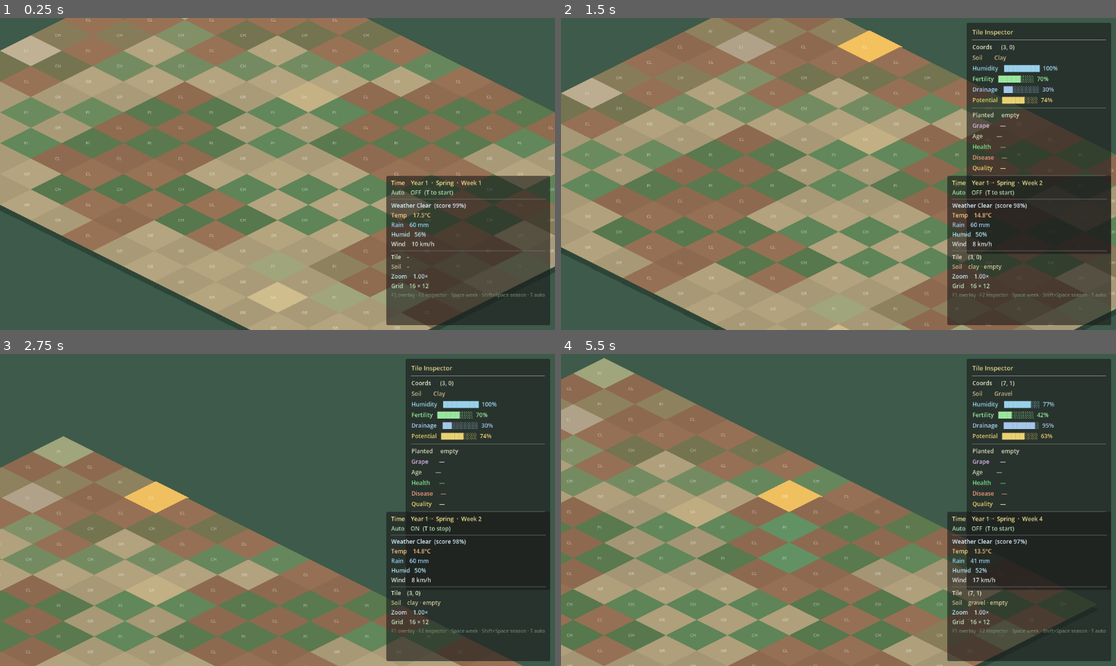
Above: before the commit, frames 1-4 (two rows, left to right).
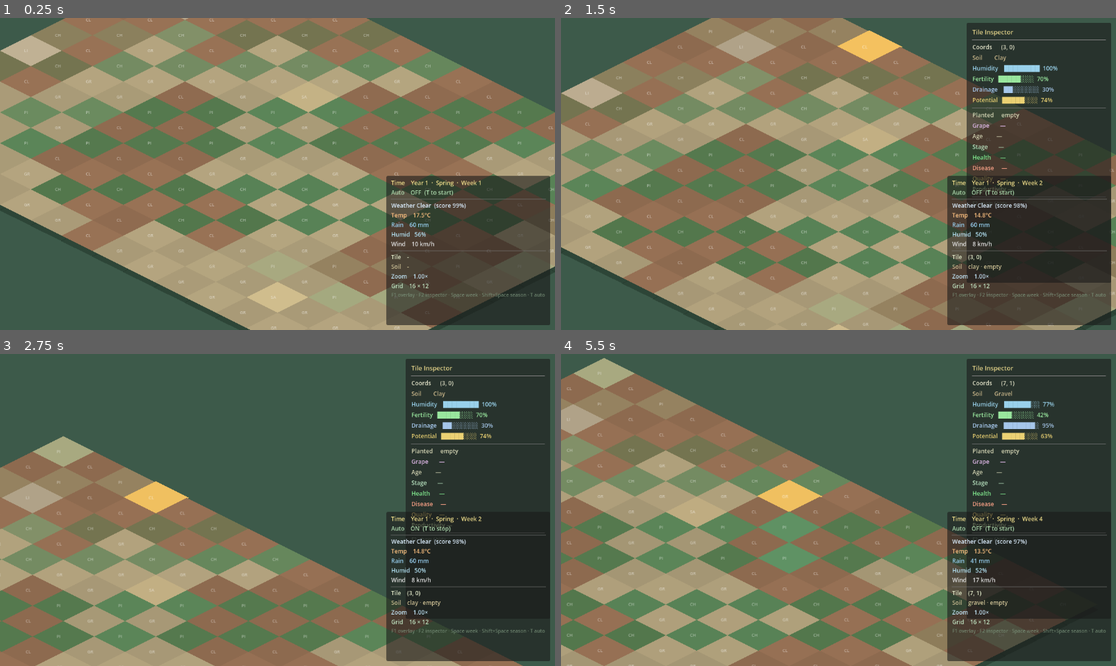
Above: after the commit, the same moments.

Repository: blayres/winery-simulator
Game: Godot game, scene res://scenes/world/World.tscn
Same seed, same stepped clock (60 frames per second), same inputs: the game is played once before the commit and once after it.
Inputs (mouse positions are in pixels of both pictures, inside the frame that each line leads up to):
- Up to frame 1 (0.25 s): no input
- Up to frame 2 (1.5 s): tap Enter at 0.5 s; drag from (899, 21) to (993, 64) at 0.52 s; tap Space at 1.25 s; drag from (871, 27) to (960, 74) at 1.27 s
- Up to frame 3 (2.75 s): move the mouse to (244, 354) at 2.02 s; hold Right (ui_right) from 2.03 s (still down); tap T at 2.1 s; click (244, 354) at 2.17 s
- Up to frame 4 (5.5 s): release Right (ui_right) at 2.75 s; drag from (622, 450) to (749, 513) at 2.77 s; tap Enter at 3.5 s; drag from (666, 497) to (821, 572) at 3.52 s; drag from (760, 541) to (666, 497) at 4.27 s; tap Space at 5 s; move the mouse to (788, 556) at 5.02 s; hold Down (ui_down) from 5.03 s (still down); tap T at 5.1 s; click (788, 556) at 5.17 s

The runs differ from the first frame. In frame 2, 1.7% of the frame differs, in the area x 73-100%, y 40-85%; in frame 3, 0.4%; in frame 4, 1.1%.

Commit message:
feat: vine lifecycle and productivity

Diff:
--- a/autoload/VineyardSimulation.gd
+++ b/autoload/VineyardSimulation.gd
@@ -38,6 +38,8 @@
 	DataManager.data_loaded.connect(_on_data_loaded)
 	# Connect to climate updates — this drives the weekly tile tick.
 	ClimateManager.climate_updated.connect(_on_climate_updated)
+	# Connect to year transition for vine aging.
+	TimeManager.year_changed.connect(_on_year_changed)
 
 	if DataManager.is_loaded("soils") and DataManager.is_loaded("vineyard_sim"):
 		_build_archetypes()
@@ -63,6 +65,8 @@
 			_tile_data[_key(col, row)] = data
 
 	_seed_demo_vines(cols, rows)
+	# Initialize lifecycle stage and productivity for all seeded tiles.
+	_init_lifecycle_for_all()
 	simulation_initialized.emit()
 	print("VineyardSimulation: initialized %d tiles." % _tile_data.size())
 
@@ -189,6 +193,39 @@
 			% [avg_h, avg_v, avg_d, avg_q, int(s.get("changed", 0))])
 
 
+# ─── Private — year tick ──────────────────────────────────────────────────────
+
+func _on_year_changed(_year: int) -> void:
+	if _tile_data.is_empty():
+		return
+	var lc_cfg: Dictionary = _get_cfg_section("lifecycle")
+	var climate_score: float = ClimateManager.weekly_climate_score
+	var counts: Dictionary = { "young": 0, "mature": 0, "old": 0, "declining": 0 }
+
+	for key: String in _tile_data:
+		var raw: Variant = _tile_data[key]
+		if not raw is TileSimData:
+			continue
+		var tile: TileSimData = raw
+		if not tile.is_planted:
+			tile.lifecycle_stage = VineLifecycle.STAGE_EMPTY
+			tile.productivity    = 0.0
+			continue
+		# Age by one year (4 seasons) at year transition.
+		tile.vine_age = mini(tile.vine_age + 4, int(_get_vine_cfg("max_age", 50)) * 4)
+		VineLifecycle.tick_year(tile, lc_cfg, climate_score)
+		recompute_quality_public(tile)
+		tile_data_changed.emit(tile)
+		var stage: String = tile.lifecycle_stage
+		if counts.has(stage):
+			counts[stage] = int(counts[stage]) + 1
+
+	print("Year Transition: %d young, %d mature, %d old, %d declining vines" % [
+		int(counts["young"]), int(counts["mature"]),
+		int(counts["old"]),   int(counts["declining"])
+	])
+
+
 # ─── Private — initialization ─────────────────────────────────────────────────
 
 func _on_data_loaded(key: String) -> void:
@@ -287,9 +324,13 @@
 
 # ─── Private — per-season tick ───────────────────────────────────────────────
 
-## Season tick: ages vines. Climate tick handles health/disease/quality weekly.
+## Season tick: keeps lifecycle stage and productivity current.
+## Year tick (on year_changed) handles aging and stage effects.
 func _tick_vine(data: TileSimData) -> void:
-	data.vine_age = mini(data.vine_age + 1, int(_get_vine_cfg("max_age", 50)) * 4)
+	var lc_cfg: Dictionary = _get_cfg_section("lifecycle")
+	data.lifecycle_stage = VineLifecycle.stage_for_age(data.vine_age, lc_cfg)
+	data.productivity    = VineLifecycle.compute_productivity(data, lc_cfg,
+			ClimateManager.weekly_climate_score)
 	recompute_quality_public(data)
 
 
@@ -298,6 +339,25 @@
 ## data to show immediately. Remove or replace with player actions later.
 func _seed_demo_vines(cols: int, rows: int) -> void:
 	SimDemoSeeder.seed_vines(self, cols, rows)
+
+
+## Sets lifecycle_stage and productivity on all tiles after seeding.
+## Ensures the inspector shows correct data from frame 1.
+func _init_lifecycle_for_all() -> void:
+	var lc_cfg: Dictionary = _get_cfg_section("lifecycle")
+	var climate_score: float = ClimateManager.weekly_climate_score
+	for key: String in _tile_data:
+		var raw: Variant = _tile_data[key]
+		if not raw is TileSimData:
+			continue
+		var tile: TileSimData = raw
+		if tile.is_planted:
+			tile.lifecycle_stage = VineLifecycle.stage_for_age(tile.vine_age, lc_cfg)
+			tile.productivity    = VineLifecycle.compute_productivity(
+					tile, lc_cfg, climate_score)
+		else:
+			tile.lifecycle_stage = VineLifecycle.STAGE_EMPTY
+			tile.productivity    = 0.0
 
 
 # ─── Private — helpers ────────────────────────────────────────────────────────
--- a/data/simulation/vineyard_sim_config.json
+++ b/data/simulation/vineyard_sim_config.json
@@ -21,13 +21,31 @@
     "base":              0.05,
     "humidity_factor":   0.20
   },
+  "lifecycle": {
+    "young_max_years":        3,
+    "mature_max_years":      25,
+    "old_max_years":         50,
+    "young_quality_cap":     0.65,
+    "old_quality_bonus":     0.12,
+    "declining_disease_gain": 0.03,
+    "declining_health_loss":  0.02,
+    "productivity": {
+      "young_base":      0.40,
+      "mature_base":     0.85,
+      "old_base":        0.65,
+      "declining_base":  0.30,
+      "health_weight":   0.50,
+      "disease_weight":  0.25,
+      "climate_weight":  0.25
+    }
+  },
   "climate_effects": {
     "humidity": {
-      "rainfall_gain_rate":    0.008,
-      "temp_dry_rate":         0.003,
-      "wind_dry_rate":         0.002,
-      "drainage_modifier":     0.6,
-      "retention_modifier":    0.4
+      "rainfall_gain_rate":  0.008,
+      "temp_dry_rate":       0.003,
+      "wind_dry_rate":       0.002,
+      "drainage_modifier":   0.6,
+      "retention_modifier":  0.4
     },
     "disease": {
       "high_humidity_threshold": 0.70,
@@ -42,24 +60,24 @@
       "unplanted_recovery_rate": 0.02
     },
     "vine_health": {
-      "drought_threshold":       0.25,
-      "drought_damage":          0.04,
-      "flood_threshold":         0.80,
-      "flood_damage":            0.02,
-      "balanced_min":            0.35,
-      "balanced_max":            0.65,
-      "balanced_recovery":       0.01,
-      "frost_damage":            0.06,
-      "heat_damage":             0.03
+      "drought_threshold":  0.25,
+      "drought_damage":     0.04,
+      "flood_threshold":    0.80,
+      "flood_damage":       0.02,
+      "balanced_min":       0.35,
+      "balanced_max":       0.65,
+      "balanced_recovery":  0.01,
+      "frost_damage":       0.06,
+      "heat_damage":        0.03
     },
     "quality": {
-      "stress_benefit_min":      0.28,
-      "stress_benefit_max":      0.38,
-      "stress_gain":             0.005,
+      "stress_benefit_min":        0.28,
+      "stress_benefit_max":        0.38,
+      "stress_gain":               0.005,
       "excess_humidity_threshold": 0.75,
-      "excess_humidity_loss":    0.004,
-      "low_health_threshold":    0.40,
-      "low_health_loss":         0.006
+      "excess_humidity_loss":      0.004,
+      "low_health_threshold":      0.40,
+      "low_health_loss":           0.006
     }
   }
 }
--- a/scenes/ui/TileInspectorPanel.gd
+++ b/scenes/ui/TileInspectorPanel.gd
@@ -20,7 +20,7 @@
 
 # ─── Panel geometry ───────────────────────────────────────────────────────────
 const PANEL_W: float = 300.0
-const PANEL_H: float = 480.0
+const PANEL_H: float = 540.0
 const MARGIN:  float = 10.0
 
 # ─── Child nodes ──────────────────────────────────────────────────────────────
@@ -35,9 +35,11 @@
 @onready var _lbl_planted:   Label = $RootPanel/Margin/VBox/PlantedRow
 @onready var _lbl_grape:     Label = $RootPanel/Margin/VBox/GrapeRow
 @onready var _lbl_age:       Label = $RootPanel/Margin/VBox/AgeRow
+@onready var _lbl_lifecycle: Label = $RootPanel/Margin/VBox/LifecycleRow
 @onready var _lbl_health:    Label = $RootPanel/Margin/VBox/HealthRow
 @onready var _lbl_disease:   Label = $RootPanel/Margin/VBox/DiseaseRow
 @onready var _lbl_quality:   Label = $RootPanel/Margin/VBox/QualityRow
+@onready var _lbl_prod:      Label = $RootPanel/Margin/VBox/ProductivityRow
 @onready var _lbl_hint:      Label = $RootPanel/Margin/VBox/HintRow
 
 # ─── State ────────────────────────────────────────────────────────────────────
@@ -112,19 +114,23 @@
 
 	if d.is_planted:
 		var grape: String = d.grape_variety if d.grape_variety != "" else "unknown"
-		_lbl_planted.text = "Planted     yes"
-		_lbl_grape.text   = "Grape       %s" % grape
-		_lbl_age.text     = "Age         %s" % d.vine_age_label()
-		_lbl_health.text  = "Health      %s" % _bar(d.vine_health)
-		_lbl_disease.text = "Disease     %s" % _risk_label(d.disease_risk)
-		_lbl_quality.text = "Quality     %s" % _bar(d.effective_quality)
+		_lbl_planted.text   = "Planted     yes"
+		_lbl_grape.text     = "Grape       %s" % grape
+		_lbl_age.text       = "Age         %s" % d.vine_age_label()
+		_lbl_lifecycle.text = "Stage       %s" % d.lifecycle_stage.capitalize()
+		_lbl_health.text    = "Health      %s" % _bar(d.vine_health)
+		_lbl_disease.text   = "Disease     %s" % _risk_label(d.disease_risk)
+		_lbl_quality.text   = "Quality     %s" % _bar(d.effective_quality)
+		_lbl_prod.text      = "Productivity %s" % _bar(d.productivity)
 	else:
-		_lbl_planted.text = "Planted     empty"
-		_lbl_grape.text   = "Grape       —"
-		_lbl_age.text     = "Age         —"
-		_lbl_health.text  = "Health      —"
-		_lbl_disease.text = "Disease     —"
-		_lbl_quality.text = "Quality     —"
+		_lbl_planted.text   = "Planted     empty"
+		_lbl_grape.text     = "Grape       —"
+		_lbl_age.text       = "Age         —"
+		_lbl_lifecycle.text = "Stage       —"
+		_lbl_health.text    = "Health      —"
+		_lbl_disease.text   = "Disease     —"
+		_lbl_quality.text   = "Quality     —"
+		_lbl_prod.text      = "Productivity —"
 
 	_lbl_hint.text = "F2  show / hide"
 
--- a/scenes/ui/TileInspectorPanel.tscn
+++ b/scenes/ui/TileInspectorPanel.tscn
@@ -8,7 +8,7 @@
 
 [node name="RootPanel" type="PanelContainer" parent="."]
 position = Vector2(960, 10)
-size = Vector2(300, 480)
+size = Vector2(300, 540)
 visible = false
 
 [node name="Margin" type="MarginContainer" parent="RootPanel"]
@@ -91,6 +91,12 @@
 theme_override_font_sizes/font_size = 12
 text = "Age         -"
 
+[node name="LifecycleRow" type="Label" parent="RootPanel/Margin/VBox"]
+layout_mode = 2
+theme_override_colors/font_color = Color(0.75, 0.92, 0.78, 1)
+theme_override_font_sizes/font_size = 12
+text = "Stage       -"
+
 [node name="HealthRow" type="Label" parent="RootPanel/Margin/VBox"]
 layout_mode = 2
 theme_override_colors/font_color = Color(0.50, 0.90, 0.55, 1)
@@ -109,6 +115,12 @@
 theme_override_font_sizes/font_size = 12
 text = "Quality     -"
 
+[node name="ProductivityRow" type="Label" parent="RootPanel/Margin/VBox"]
+layout_mode = 2
+theme_override_colors/font_color = Color(0.78, 0.88, 0.65, 1)
+theme_override_font_sizes/font_size = 12
+text = "Productivity -"
+
 [node name="HSep2" type="HSeparator" parent="RootPanel/Margin/VBox"]
 layout_mode = 2
 
--- a/scripts/TileSimData.gd
+++ b/scripts/TileSimData.gd
@@ -65,6 +65,14 @@
 ## Recomputed by VineyardSimulation — cached here for fast reads by UI/renderer.
 @export var effective_quality: float = 0.0
 
+## Lifecycle stage: "empty" | "young" | "mature" | "old" | "declining"
+## Set by VineLifecycle.update_stage() each year.
+@export var lifecycle_stage: String = "empty"
+
+## 0.0–1.0  estimated yield/output capacity this season.
+## Combines age stage, health, disease, and climate score.
+@export var productivity: float = 0.0
+
 # ─── Helpers ──────────────────────────────────────────────────────────────────
 
 ## Returns a human-readable summary string for debug display.
@@ -72,24 +80,20 @@
 	var planted_str: String = grape_variety if is_planted else "empty"
 	return (
 		"[%d,%d] soil=%s  humidity=%.2f  fertility=%.2f\n" +
-		"       planted=%s  age=%d  health=%.2f  quality=%.2f  disease=%.2f"
+		"       planted=%s  stage=%s  age=%dy  health=%.2f  quality=%.2f  disease=%.2f  prod=%.2f"
 	) % [
 		grid_col, grid_row, soil_type, humidity, fertility,
-		planted_str, vine_age, vine_health, effective_quality, disease_risk
+		planted_str, lifecycle_stage, vine_age / 4,
+		vine_health, effective_quality, disease_risk, productivity
 	]
 
 
-## Returns the vine age category as a readable string.
+## Returns the vine age as a readable string including lifecycle stage.
 func vine_age_label() -> String:
 	if not is_planted:
 		return "—"
 	var years: int = vine_age / 4
-	if years < 3:
-		return "Young (%dy)" % years
-	elif years < 20:
-		return "Mature (%dy)" % years
-	else:
-		return "Old Vine (%dy)" % years
+	return "%s  (%dy)" % [lifecycle_stage.capitalize(), years]
 
 
 ## Returns a 0–3 health tier: 0=poor, 1=fair, 2=good, 3=excellent
--- a/scripts/TileVisualController.gd
+++ b/scripts/TileVisualController.gd
@@ -34,10 +34,10 @@
 const SOIL_COLOR_DEFAULT: Color = Color("8a9a7a")
 
 # ─── Vine overlay colors ──────────────────────────────────────────────────────
-## Tinted over the soil color when a vine is planted.
-const VINE_COLOR_YOUNG:    Color = Color("5a9e6a")   # bright fresh green
-const VINE_COLOR_MATURE:   Color = Color("3d7a4a")   # deep vineyard green
-const VINE_COLOR_OLD:      Color = Color("2d5c38")   # dark, gnarled
+const VINE_COLOR_YOUNG:     Color = Color("6aae78")   # bright fresh green
+const VINE_COLOR_MATURE:    Color = Color("3d7a4a")   # deep vineyard green
+const VINE_COLOR_OLD:       Color = Color("2d5c38")   # dark, concentrated
+const VINE_COLOR_DECLINING: Color = Color("6b6830")   # olive-brown, stressed
 
 # ─── Health tint ──────────────────────────────────────────────────────────────
 ## Lerp target when vine health is low.
@@ -64,21 +64,20 @@
 		base = base.darkened(0.06)
 
 	if not data.is_planted:
-		# Empty tile: tint slightly by humidity (wetter = slightly darker/greener).
 		return base.lerp(base.darkened(0.15), data.humidity * 0.4)
 
-	# Planted tile: blend toward vine color based on age.
+	# Planted tile: color driven by lifecycle stage.
 	var vine_color: Color
-	var age_years: int = data.vine_age / 4
-	if age_years < 3:
-		vine_color = VINE_COLOR_YOUNG
-	elif age_years < 20:
-		vine_color = VINE_COLOR_MATURE
-	else:
-		vine_color = VINE_COLOR_OLD
+	match data.lifecycle_stage:
+		"young":     vine_color = VINE_COLOR_YOUNG
+		"mature":    vine_color = VINE_COLOR_MATURE
+		"old":       vine_color = VINE_COLOR_OLD
+		"declining": vine_color = VINE_COLOR_DECLINING
+		_:           vine_color = VINE_COLOR_MATURE
 
-	# Blend soil → vine (vine coverage increases with age, caps at 70%).
-	var vine_blend: float = clampf(float(age_years) / 8.0, 0.25, 0.70)
+	# Blend soil → vine. Young vines show more soil; old vines are fully covered.
+	var age_years: int    = data.vine_age / 4
+	var vine_blend: float = clampf(float(age_years) / 8.0, 0.20, 0.75)
 	var result: Color     = base.lerp(vine_color, vine_blend)
 
 	# Health tint: poor health yellows the tile.
--- /dev/null
+++ b/scripts/VineLifecycle.gd
@@ -0,0 +1,135 @@
+## VineLifecycle.gd
+## Pure static class — vine lifecycle stage logic and yearly aging.
+##
+## Responsibility:
+##   - Determines lifecycle stage from vine_age and config thresholds.
+##   - Applies yearly aging effects (quality cap, declining penalties).
+##   - Computes productivity from stage, health, disease, climate score.
+##
+## Stages:
+##   empty     — no vine planted
+##   young     — 0 to young_max_years: lower quality cap, lower resistance
+##   mature    — young_max_years to mature_max_years: peak balance
+##   old       — mature_max_years to old_max_years: quality bonus, lower yield
+##   declining — beyond old_max_years: disease pressure, health loss
+##
+## Called by VineyardSimulation.tick_year() once per year per planted tile.
+## No Node, no signals, no scene tree dependency.
+
+class_name VineLifecycle
+extends RefCounted
+
+# Stage ID constants — used as strings in TileSimData.lifecycle_stage.
+const STAGE_EMPTY:     String = "empty"
+const STAGE_YOUNG:     String = "young"
+const STAGE_MATURE:    String = "mature"
+const STAGE_OLD:       String = "old"
+const STAGE_DECLINING: String = "declining"
+
+
+## Run the full yearly lifecycle update on one tile.
+## [param tile] — TileSimData to mutate.
+## [param cfg]  — "lifecycle" section of vineyard_sim_config.json.
+## [param climate_score] — 0–1 from ClimateManager.weekly_climate_score.
+static func tick_year(tile: TileSimData, cfg: Dictionary,
+		climate_score: float) -> void:
+
+	if not tile.is_planted:
+		tile.lifecycle_stage = STAGE_EMPTY
+		tile.productivity    = 0.0
+		return
+
+	# 1. Determine stage from age.
+	tile.lifecycle_stage = _stage_for(tile.vine_age, cfg)
+
+	# 2. Apply stage-specific yearly effects.
+	_apply_stage_effects(tile, cfg)
+
+	# 3. Compute productivity.
+	tile.productivity = _compute_productivity(tile, cfg, climate_score)
+
+
+## Returns the lifecycle stage string for a given vine_age (in seasons).
+static func stage_for_age(vine_age: int, cfg: Dictionary) -> String:
+	return _stage_for(vine_age, cfg)
+
+
+## Compute productivity without applying yearly effects — used for mid-year reads.
+static func compute_productivity(tile: TileSimData, cfg: Dictionary,
+		climate_score: float) -> float:
+	return _compute_productivity(tile, cfg, climate_score)
+
+
+# ─── Private ──────────────────────────────────────────────────────────────────
+
+static func _stage_for(vine_age: int, cfg: Dictionary) -> String:
+	var years: int = vine_age / 4
+	var young_max:  int = int(cfg.get("young_max_years",  3))
+	var mature_max: int = int(cfg.get("mature_max_years", 25))
+	var old_max:    int = int(cfg.get("old_max_years",    50))
+
+	if years < young_max:
+		return STAGE_YOUNG
+	elif years < mature_max:
+		return STAGE_MATURE
+	elif years < old_max:
+		return STAGE_OLD
+	else:
+		return STAGE_DECLINING
+
+
+static func _apply_stage_effects(tile: TileSimData, cfg: Dictionary) -> void:
+	match tile.lifecycle_stage:
+		STAGE_YOUNG:
+			# Young vines have a quality ceiling — cap quality_potential.
+			var cap: float = float(cfg.get("young_quality_cap", 0.65))
+			tile.quality_potential = minf(tile.quality_potential, cap)
+
+		STAGE_OLD:
+			# Old vines gain a small quality bonus each year (concentration).
+			var bonus: float = float(cfg.get("old_quality_bonus", 0.12)) / 25.0
+			tile.quality_potential = clampf(tile.quality_potential + bonus, 0.10, 1.0)
+
+		STAGE_DECLINING:
+			# Declining vines accumulate disease and lose health each year.
+			var dis_gain:    float = float(cfg.get("declining_disease_gain", 0.03))
+			var health_loss: float = float(cfg.get("declining_health_loss",  0.02))
+			tile.disease_risk = clampf(tile.disease_risk + dis_gain, 0.0, 1.0)
+			tile.vine_health  = clampf(tile.vine_health  - health_loss, 0.0, 1.0)
+
+
+static func _compute_productivity(tile: TileSimData, cfg: Dictionary,
+		climate_score: float) -> float:
+
+	var prod_cfg: Dictionary = _section(cfg, "productivity")
+
+	# Base productivity from lifecycle stage.
+	var base: float
+	match tile.lifecycle_stage:
+		STAGE_YOUNG:     base = float(prod_cfg.get("young_base",    0.40))
+		STAGE_MATURE:    base = float(prod_cfg.get("mature_base",   0.85))
+		STAGE_OLD:       base = float(prod_cfg.get("old_base",      0.65))
+		STAGE_DECLINING: base = float(prod_cfg.get("declining_base",0.30))
+		_:               return 0.0
+
+	# Weighted modifiers from health, disease, and climate.
+	var hw: float = float(prod_cfg.get("health_weight",  0.50))
+	var dw: float = float(prod_cfg.get("disease_weight", 0.25))
+	var cw: float = float(prod_cfg.get("climate_weight", 0.25))
+
+	var health_factor:  float = tile.vine_health
+	var disease_factor: float = 1.0 - tile.disease_risk
+	var climate_factor: float = clampf(climate_score, 0.0, 1.0)
+
+	var modifier: float = (
+		health_factor  * hw +
+		disease_factor * dw +
+		climate_factor * cw
+	)
+
+	return clampf(base * modifier, 0.0, 1.0)
+
+
+static func _section(cfg: Dictionary, key: String) -> Dictionary:
+	var raw: Variant = cfg.get(key, {})
+	return raw if raw is Dictionary else {}
Not shown, added: scripts/VineLifecycle.gd.uid
